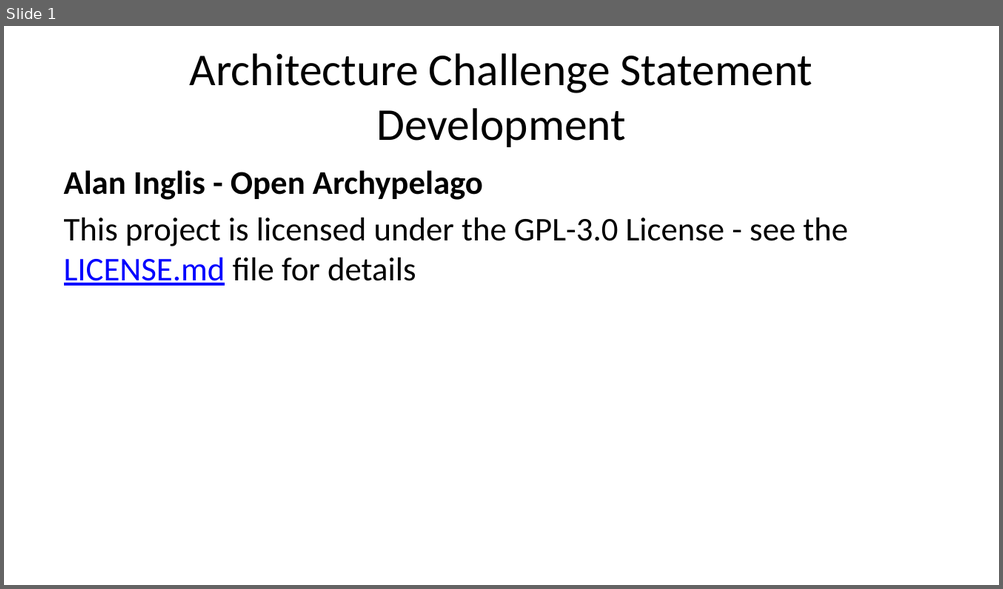
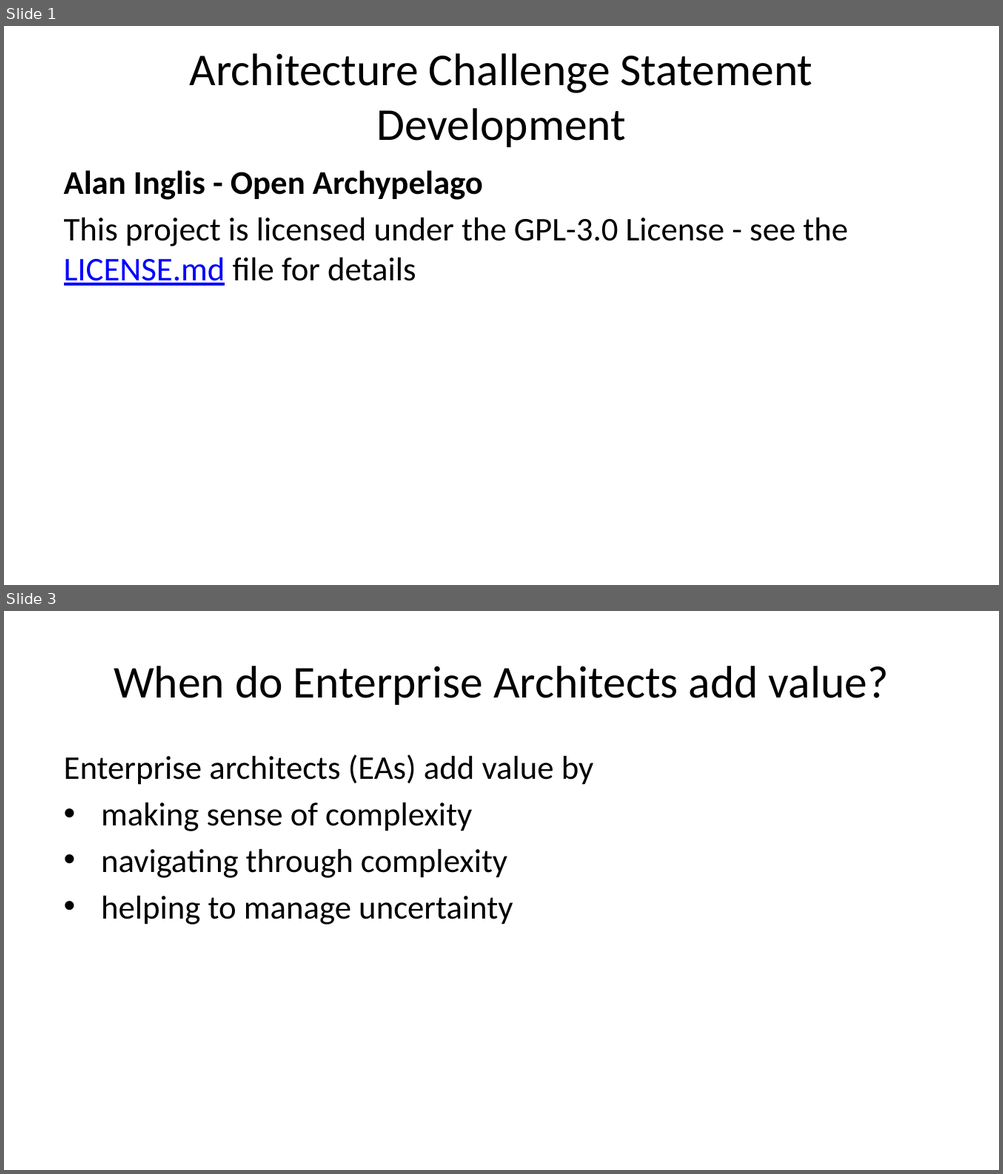
Before and after one commit to Open-Archypelago/Archypelago, a slide deck: building-blocks/problem-statement/Architecture-Challenge.pptx. Shown one above the other, each under a label of ours: slide 1 before the commit, slides 1 and 3 after it; the slides between them are not shown. The pictures are 1003x589 and 1003x1174 pixels, drawn with LibreOffice and Linux fonts; fonts in the diff are those of the drawing. Boxes give left, top, right and bottom in pixels: in the first picture for what was removed or moved away, otherwise in the second. Text is boxed around its words. In the diff, an @@ line names an element or a change of style, - is before the commit and + after.

```diff
--- a/building-blocks/problem-statement/Architecture-Challenge.pptx
+++ b/building-blocks/problem-statement/Architecture-Challenge.pptx
@@ slide 3 added at [4, 611, 999, 1170], background #FFFFFF @@
@@ title added at [114, 666, 888, 705], 33 pt, text #000000 @@
+When do Enterprise Architects add value?
@@ text added at [64, 755, 594, 925], 24 pt, text #000000 @@
+Enterprise architects (EAs) add value by
+• making sense of complexity
+• navigating through complexity
+• helping to manage uncertainty
```
Also in this commit, not shown: 9 slides changed, 7 other slides added, 1 slide removed, 5 other files.
